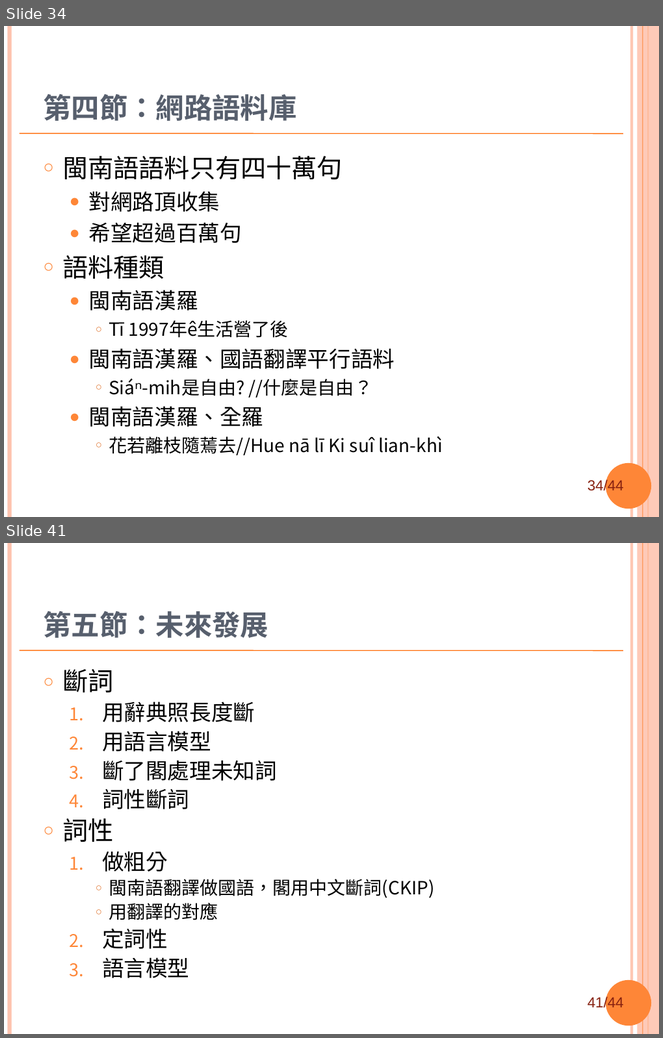
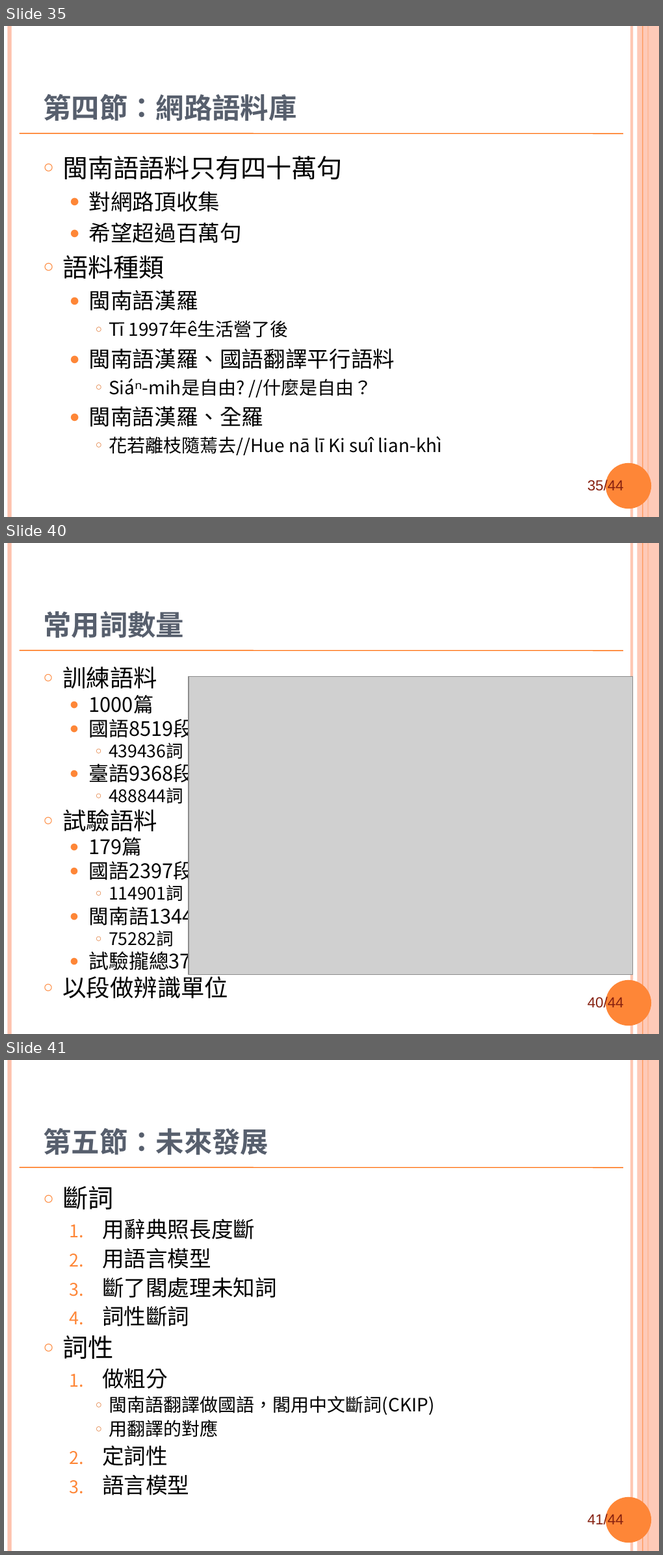
Before and after one commit to sih4sing5hong5/po3-ko3_tau5-iann2-phinn3, a slide deck: 翻譯報告.ppt. Shown one above the other, each under a label of ours: slides 34 and 41 before the commit, slides 35, 40 and 41 after it; the slides between them are not shown. The pictures are 663x1038 and 663x1555 pixels, drawn with LibreOffice and Linux fonts; fonts in the diff are those of the drawing; grey boxes stand for pictures; background and template pictures are left out. Boxes give left, top, right and bottom in pixels: in the first picture for what was removed or moved away, otherwise in the second. Text is boxed around its words. In the diff, an @@ line names an element or a change of style, - is before the commit and + after.

```diff
--- a/翻譯報告.ppt
+++ b/翻譯報告.ppt
@@ slide 40 added at (4, 543, 659, 1034), background #FFFFFF; not listed: 8 template elements that a slide beside it also shows @@
@@ title added at (43, 611, 184, 638), 31 pt, text #575F6D, bold @@
+常用詞數量
@@ text added at (62, 667, 233, 999), 22 pt, text #000000 @@
+○ 訓練語料
+  ● 1000篇
+  ● 國語8519段
+    ○ 439436詞
+  ● 臺語9368段
+    ○ 488844詞
+○ 試驗語料
+  ● 179篇
+  ● 國語2397段
+    ○ 114901詞
+  ● 閩南語1344段
+    ○ 75282詞
+  ● 試驗攏總3741段
+○ 以段做辨識單位
@@ picture added at (189, 677, 633, 975) @@
@@ what was slide 34 is now slide 35 @@
@@ page number at (588, 479, 624, 494): text changed @@
-34/44
+35/44
```
Also in this commit, not shown: 3 slides changed, 3 other slides added, 3 slides removed.
